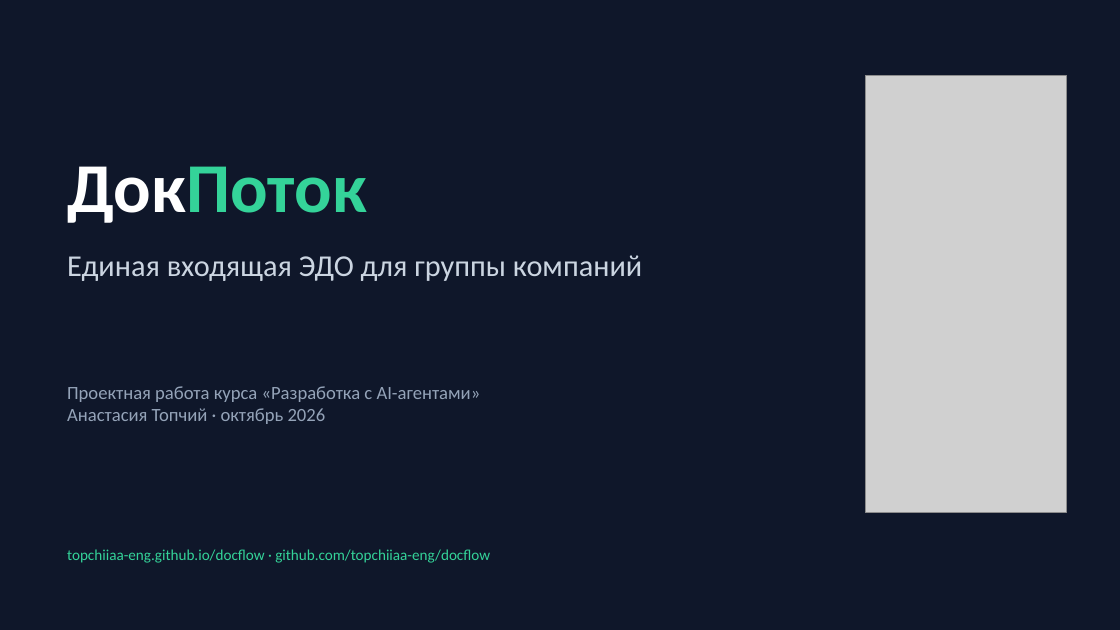
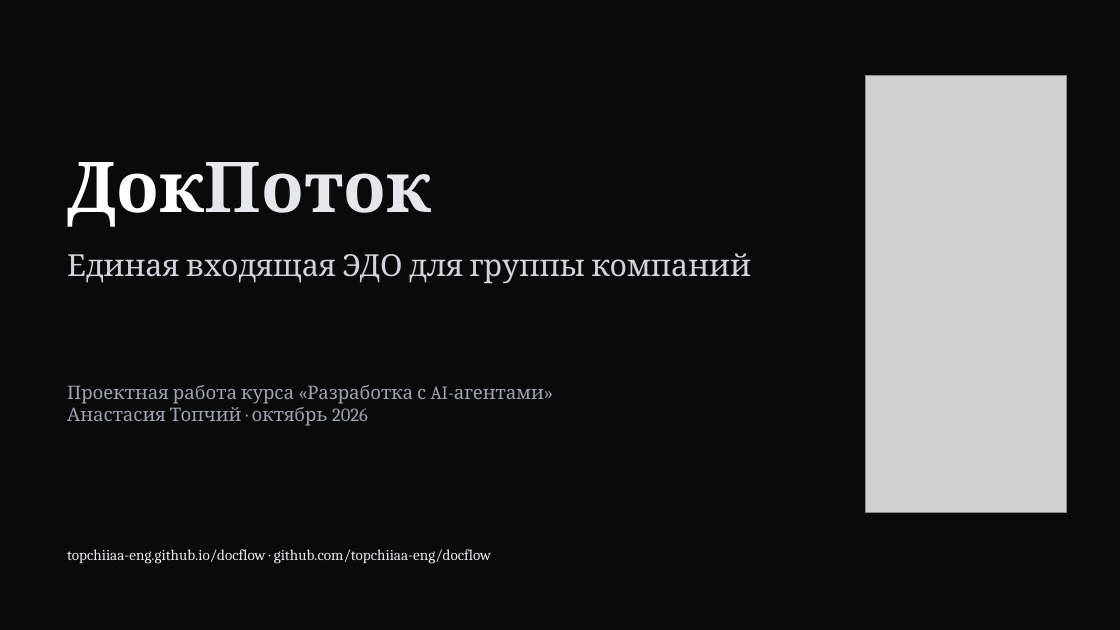
Before and after one commit to topchiiaa-eng/docflow, a slide deck: slide 1 of docs/presentation.pptx. Drawn at 1120x630 pixels with LibreOffice and Linux fonts; fonts in the diff are those of the drawing; grey boxes stand for pictures. Boxes give left, top, right and bottom in pixels: in the first picture for what was removed or moved away, otherwise in the second. Text is boxed around its words. In the diff, an @@ line names an element or a change of style, - is before the commit and + after.

```diff
--- a/docs/presentation.pptx
+++ b/docs/presentation.pptx
@@ background #0F172A to #0A0A0A @@
@@ text "ДокПоток" at bbox=[67, 162, 432, 227]: font Calibri to Cambria; text colour #34D399 to #E5E7EB in "ДокПоток" @@
@@ text "Единая входящая ЭДО для группы ..." at bbox=[67, 253, 751, 284]: font Calibri to Cambria, text colour #CBD5E1 to #D1D5DB @@
@@ text "Проектная работа курса «Разработка с ..." at bbox=[67, 385, 544, 426]: font Calibri to Cambria, text colour #94A3B8 to #9CA3AF @@
@@ text "topchiiaa-eng.github.io/docflow · github.com/topchiiaa-eng/d ..." at bbox=[67, 549, 491, 564]: font Calibri to Cambria, text colour #34D399 to #E5E7EB @@
```
Also in this commit, not shown: 15 other slides changed, 1 slide added, 12 other files.
